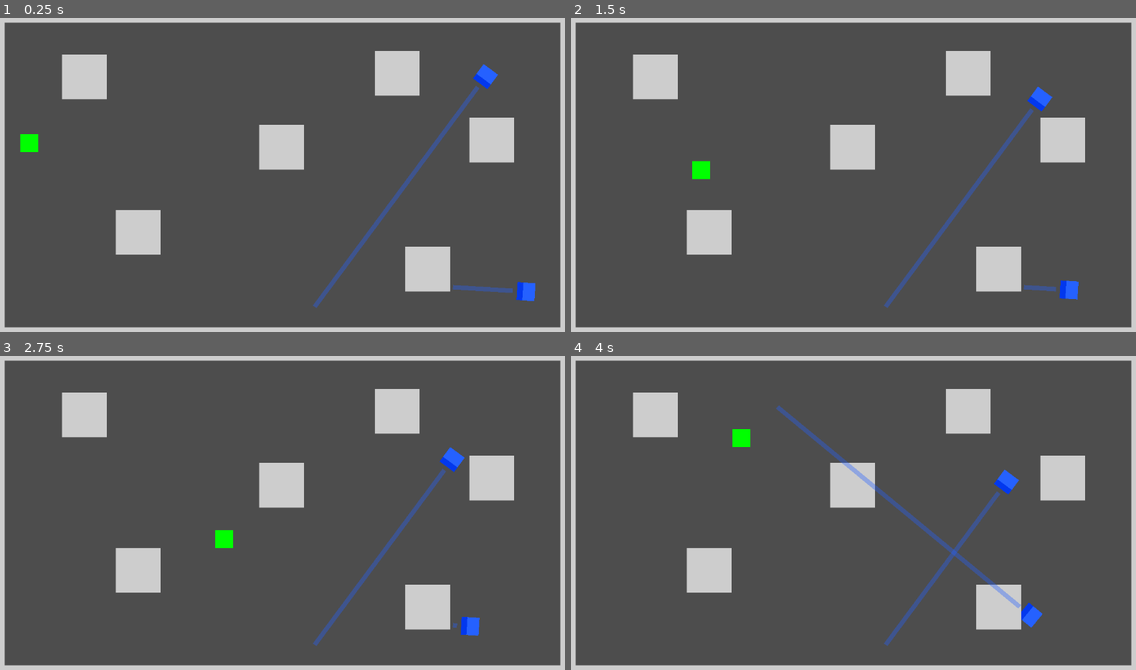
Above: before the commit, frames 1-4 (two rows, left to right).
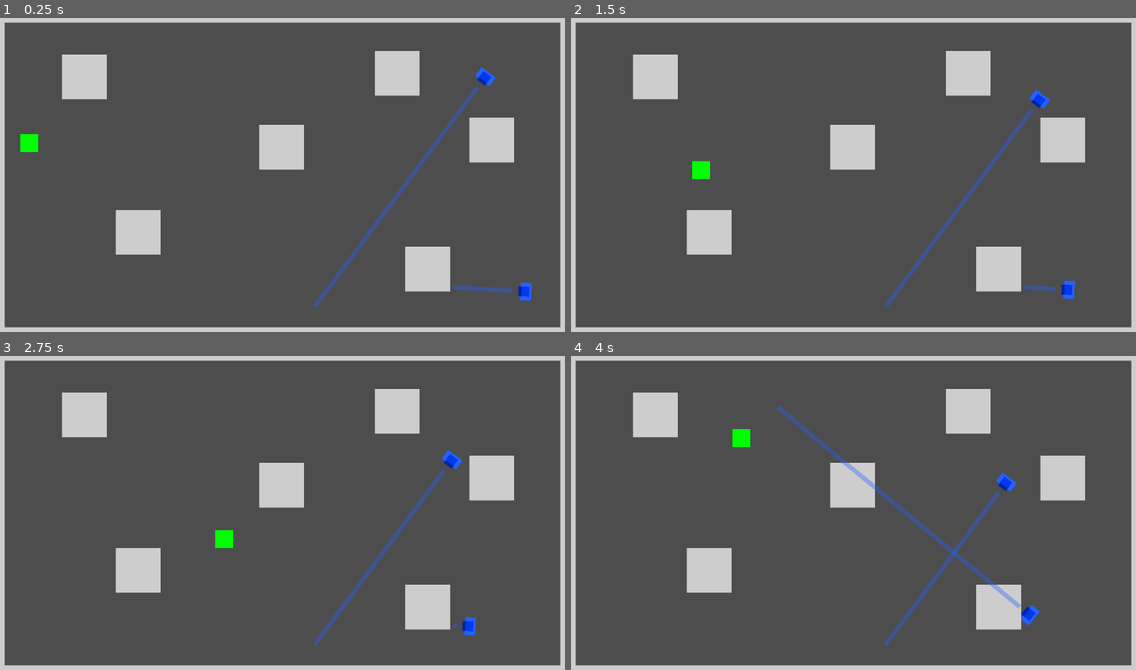
Above: after the commit, the same moments.

Repository: Toxe/godot-state-machines
Game: Godot game, scene res://scenes/main.tscn
The game is run twice, just before and just after one commit, with the same random seed, the same clock (stepped at 60 frames per second) and the same inputs.
Inputs:
- Up to frame 1 (0.25 s): no input
- Up to frame 2 (1.5 s): tap Enter at 0.5 s; hold D (move_right) 0.53-1.28 s; hold S (move_down) from 1.28 s (still down)
- Up to frame 3 (2.75 s): release S (move_down) at 2.03 s; hold D (move_right) from 2.03 s (still down)
- Up to frame 4 (4 s): release D (move_right) at 2.78 s; hold W (move_up) 2.78-3.53 s; hold A (move_left) from 3.53 s (still down)

The runs differ from the first frame. In frame 1, 0.3% of the frame differs, in the area x 83-95%, y 14-91%; in frame 2, 0.3%; in frame 3, 0.3%; in frame 4, 0.2%.

Commit message:
Guard: update visuals

Diff:
--- a/scenes/blue_guard/blue_guard.tscn
+++ b/scenes/blue_guard/blue_guard.tscn
@@ -18,34 +18,6 @@
 
 [node name="CollisionShape2D" type="CollisionShape2D" parent="."]
 shape = SubResource("CircleShape2D_6n4mb")
-
-[node name="ColorRect" type="ColorRect" parent="."]
-anchors_preset = 8
-anchor_left = 0.5
-anchor_top = 0.5
-anchor_right = 0.5
-anchor_bottom = 0.5
-offset_left = -20.0
-offset_top = -20.0
-offset_right = 7.0
-offset_bottom = 20.0
-grow_horizontal = 2
-grow_vertical = 2
-color = Color(0.145098, 0.380392, 1, 1)
-
-[node name="ColorRect2" type="ColorRect" parent="."]
-anchors_preset = 8
-anchor_left = 0.5
-anchor_top = 0.5
-anchor_right = 0.5
-anchor_bottom = 0.5
-offset_left = 7.0
-offset_top = -20.0
-offset_right = 20.0
-offset_bottom = 20.0
-grow_horizontal = 2
-grow_vertical = 2
-color = Color(0.00784314, 0.219608, 0.933333, 1)
 
 [node name="StateMachine" parent="." node_paths=PackedStringArray("initial_state") instance=ExtResource("2_2jvxd")]
 initial_state = NodePath("idle")
@@ -73,3 +45,75 @@
 [node name="player_lost" type="Node" parent="StateMachine" node_paths=PackedStringArray("idle_state")]
 script = ExtResource("7_h5y3y")
 idle_state = NodePath("../idle")
+
+[node name="Sprite" type="Node2D" parent="."]
+
+[node name="ColorRect4" type="ColorRect" parent="Sprite"]
+anchors_preset = 8
+anchor_left = 0.5
+anchor_top = 0.5
+anchor_right = 0.5
+anchor_bottom = 0.5
+offset_left = -12.0
+offset_top = -18.0
+offset_right = 11.9999
+offset_bottom = -12.0
+grow_horizontal = 2
+grow_vertical = 2
+color = Color(0.00784314, 0.188235, 0.811765, 1)
+
+[node name="ColorRect5" type="ColorRect" parent="Sprite"]
+anchors_preset = 8
+anchor_left = 0.5
+anchor_top = 0.5
+anchor_right = 0.5
+anchor_bottom = 0.5
+offset_left = -12.0
+offset_top = 12.0
+offset_right = 12.0005
+offset_bottom = 18.0
+grow_horizontal = 2
+grow_vertical = 2
+color = Color(0.00784314, 0.188235, 0.811765, 1)
+
+[node name="ColorRect" type="ColorRect" parent="Sprite"]
+anchors_preset = 8
+anchor_left = 0.5
+anchor_top = 0.5
+anchor_right = 0.5
+anchor_bottom = 0.5
+offset_left = -12.0
+offset_top = -20.0
+offset_right = 12.0
+offset_bottom = 20.0
+grow_horizontal = 2
+grow_vertical = 2
+color = Color(0.145098, 0.380392, 1, 1)
+
+[node name="ColorRect2" type="ColorRect" parent="Sprite"]
+anchors_preset = 8
+anchor_left = 0.5
+anchor_top = 0.5
+anchor_right = 0.5
+anchor_bottom = 0.5
+offset_left = -7.0
+offset_top = -11.0
+offset_right = 17.0
+offset_bottom = 11.0
+grow_horizontal = 2
+grow_vertical = 2
+color = Color(0.00784314, 0.219608, 0.933333, 1)
+
+[node name="ColorRect3" type="ColorRect" parent="Sprite"]
+anchors_preset = 8
+anchor_left = 0.5
+anchor_top = 0.5
+anchor_right = 0.5
+anchor_bottom = 0.5
+offset_left = 10.0
+offset_top = -11.0
+offset_right = 17.0
+offset_bottom = 11.0
+grow_horizontal = 2
+grow_vertical = 2
+color = Color(0.00392157, 0.141176, 0.654902, 1)
